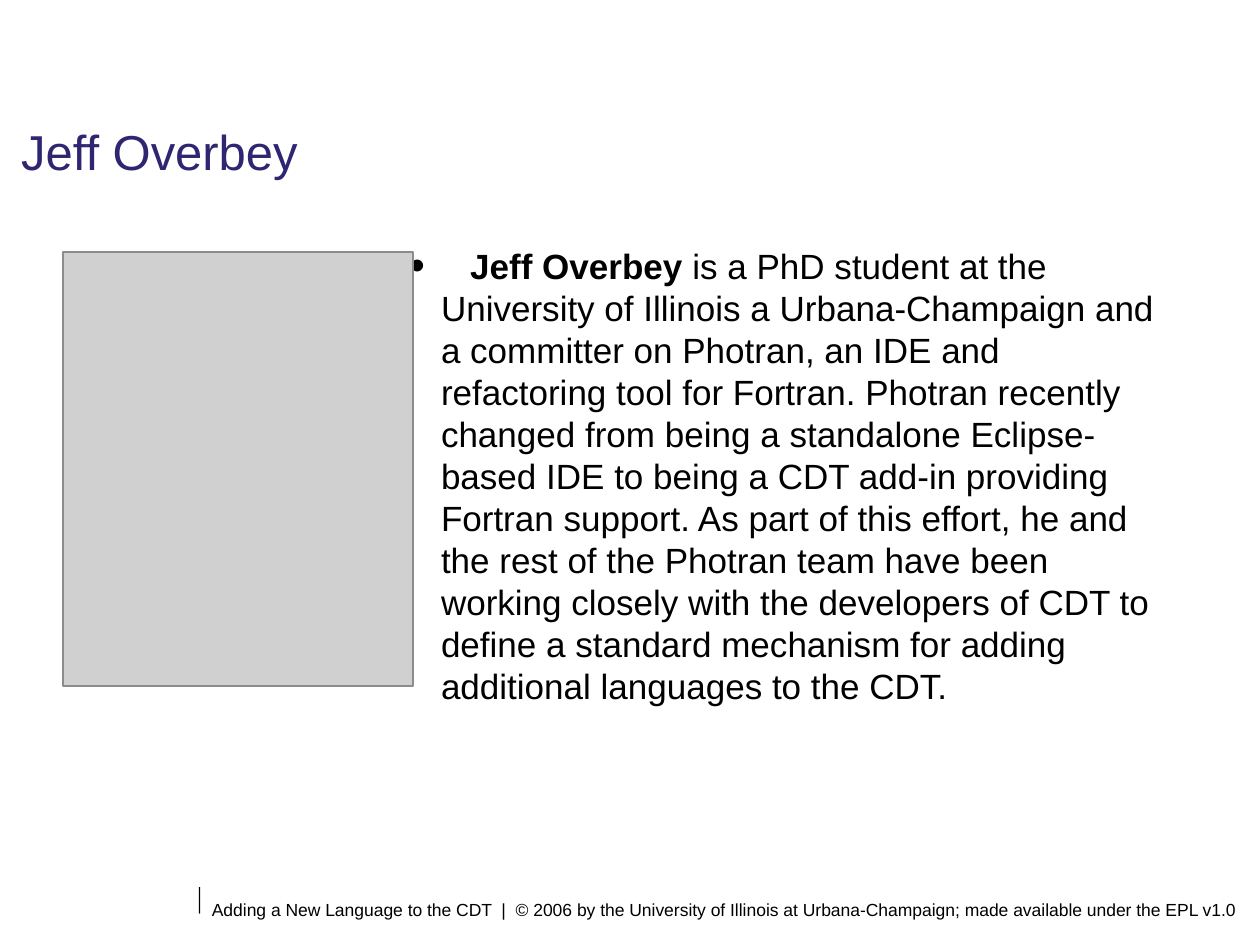
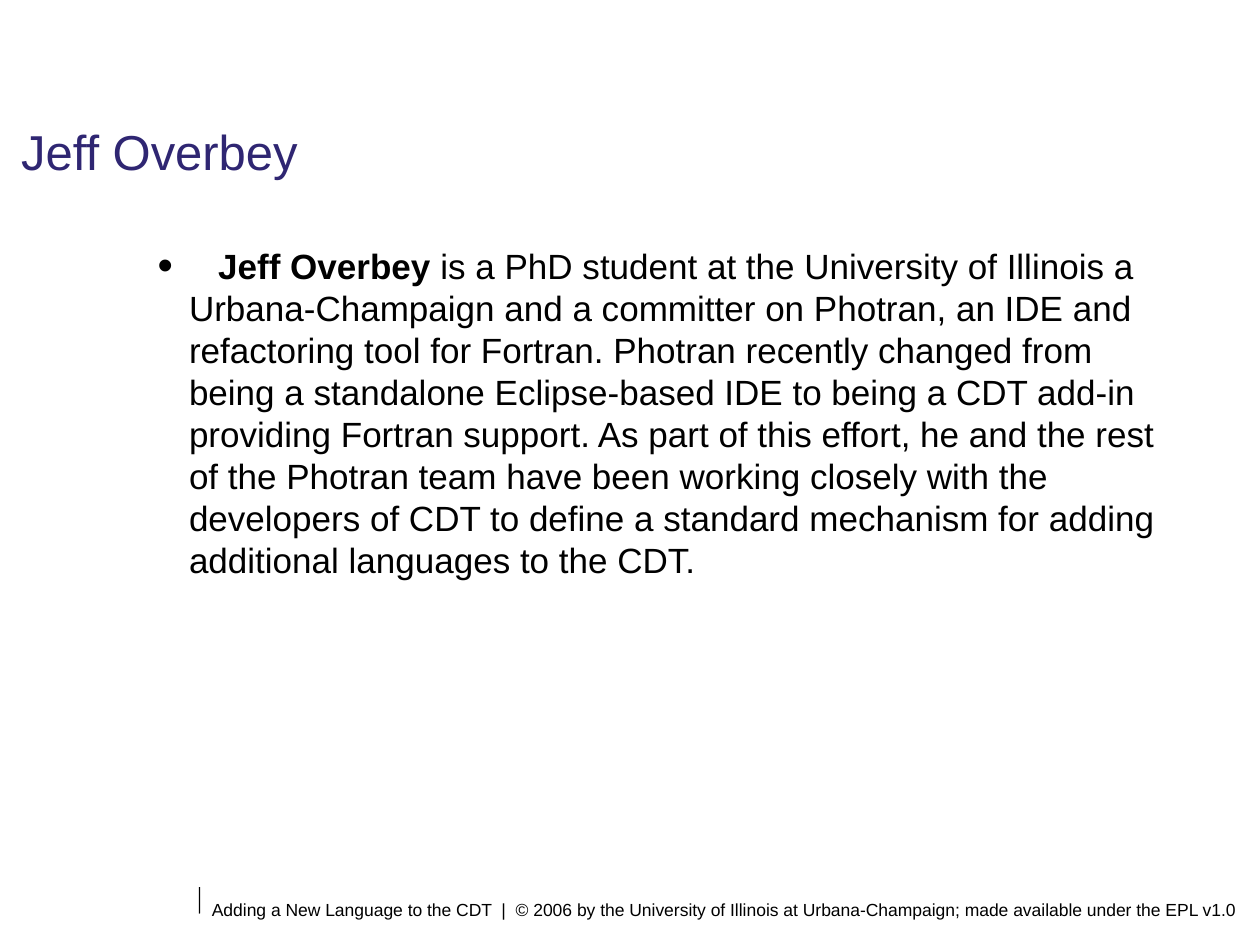
Before and after one commit to eclipse-ptp/ptp.photran, a slide deck: slide 3 of org.eclipse.photran-dev-docs/eclipsecon-2006/AddingANewLanguageToTheCDT.odp. Drawn at 1260x945 pixels with LibreOffice and Linux fonts; fonts in the diff are those of the drawing; grey boxes stand for pictures; background and template pictures are left out. Boxes give left, top, right and bottom in pixels: in the first picture for what was removed or moved away, otherwise in the second. Text is boxed around its words. In the diff, an @@ line names an element or a change of style, - is before the commit and + after.

```diff
--- a/org.eclipse.photran-dev-docs/eclipsecon-2006/AddingANewLanguageToTheCDT.odp
+++ b/org.eclipse.photran-dev-docs/eclipsecon-2006/AddingANewLanguageToTheCDT.odp
@@ picture removed at (63,252,413,685) @@
@@ text "Jeff Overbey is a PhD ..." rewrapped from (441,253,1153,706) to (189,253,1154,580) @@
```
Also in this commit, not shown: 4 other slides changed, 1 other file.
